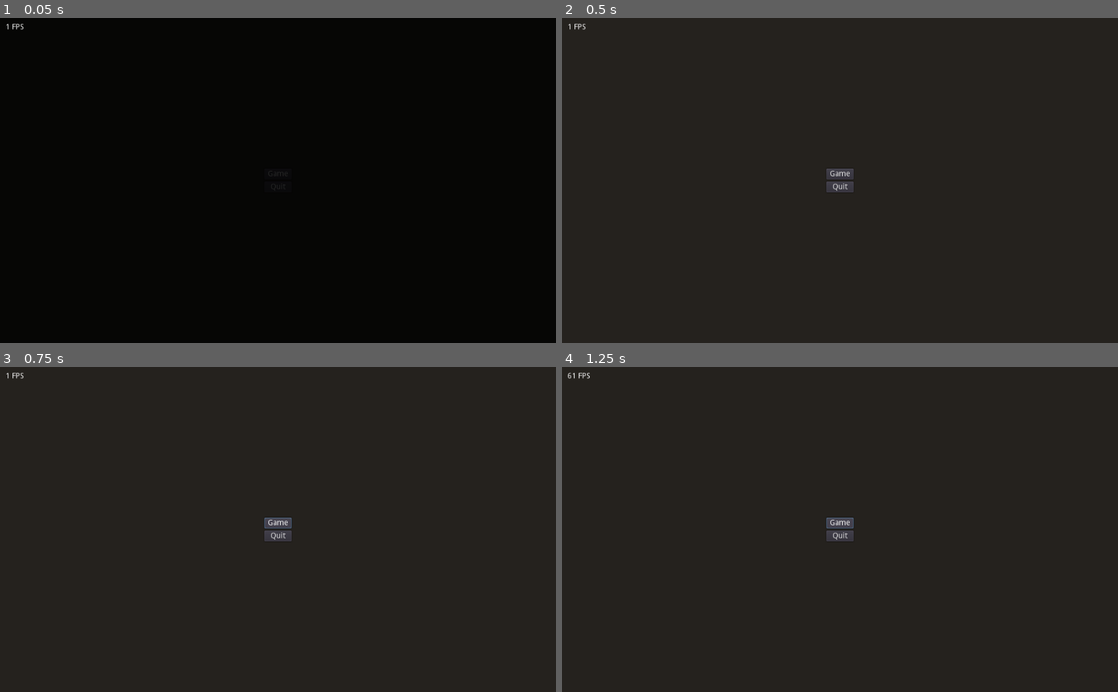
Above: before the commit, frames 1-4 (two rows, left to right).
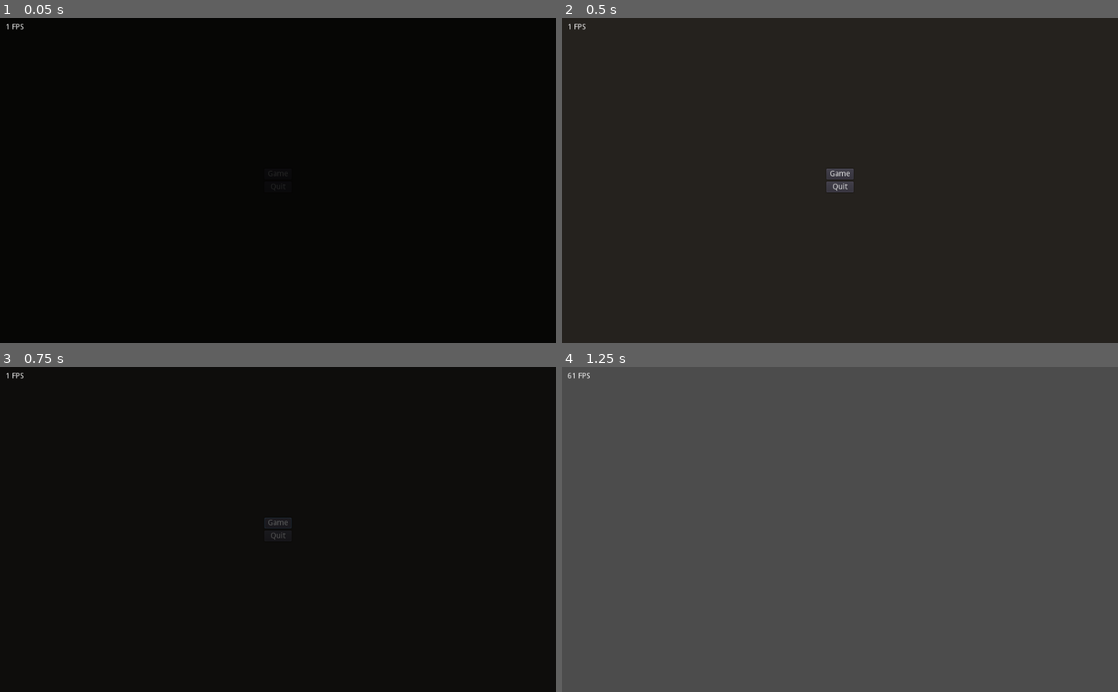
Above: after the commit, the same moments.

Repository: Byteron/ludum-dare-44
Game: Godot game, scene res://source/interface/menu/TitleScreen.tscn
The game is run twice, just before and just after one commit, with the same random seed, the same clock (stepped at 60 frames per second) and the same inputs.
Inputs:
- Up to frame 1 (0.05 s): no input
- Up to frame 2 (0.5 s): no input
- Up to frame 3 (0.75 s): click "Game" at 0.5 s
- Up to frame 4 (1.25 s): no input

Frames 1-2 are identical in both runs. In frame 3, 0.3% of the frame differs, in the area x 47-53%, y 46-54%; in frame 4, 100%, in the area x 0-100%, y 0-100%.

Commit message:
added Game.tscn

Diff:
--- /dev/null
+++ b/source/game/Game.tscn
@@ -0,0 +1,3 @@
+[gd_scene format=2]
+
+[node name="Game" type="Node2D"]
--- a/source/global/Scene.gd
+++ b/source/global/Scene.gd
@@ -4,6 +4,7 @@
 
 # Scenes
 const TitleScreen := "res://source/interface/menu/Titlescreen.tscn"
+const Game := "res://source/game/Game.tscn"
 
 var next_scene := ""
 var loader: ResourceInteractiveLoader = null
--- /dev/null
+++ b/source/interface/menu/TitleScreen.gd
@@ -0,0 +1,7 @@
+extends Control
+
+func _on_Game_pressed() -> void:
+	Scene.change(Scene.Game)
+
+func _on_Quit_pressed() -> void:
+	get_tree().quit()
--- a/source/interface/menu/TitleScreen.tscn
+++ b/source/interface/menu/TitleScreen.tscn
@@ -1,8 +1,11 @@
-[gd_scene format=2]
+[gd_scene load_steps=2 format=2]
+
+[ext_resource path="res://source/interface/menu/TitleScreen.gd" type="Script" id=1]
 
 [node name="TitleScreen" type="Control"]
 anchor_right = 1.0
 anchor_bottom = 1.0
+script = ExtResource( 1 )
 
 [node name="Background" type="ColorRect" parent="."]
 anchor_right = 1.0
@@ -29,3 +32,6 @@
 margin_right = 50.0
 margin_bottom = 44.0
 text = "Quit"
+
+[connection signal="pressed" from="CenterContainer/VBoxContainer/Game" to="." method="_on_Game_pressed"]
+[connection signal="pressed" from="CenterContainer/VBoxContainer/Quit" to="." method="_on_Quit_pressed"]
